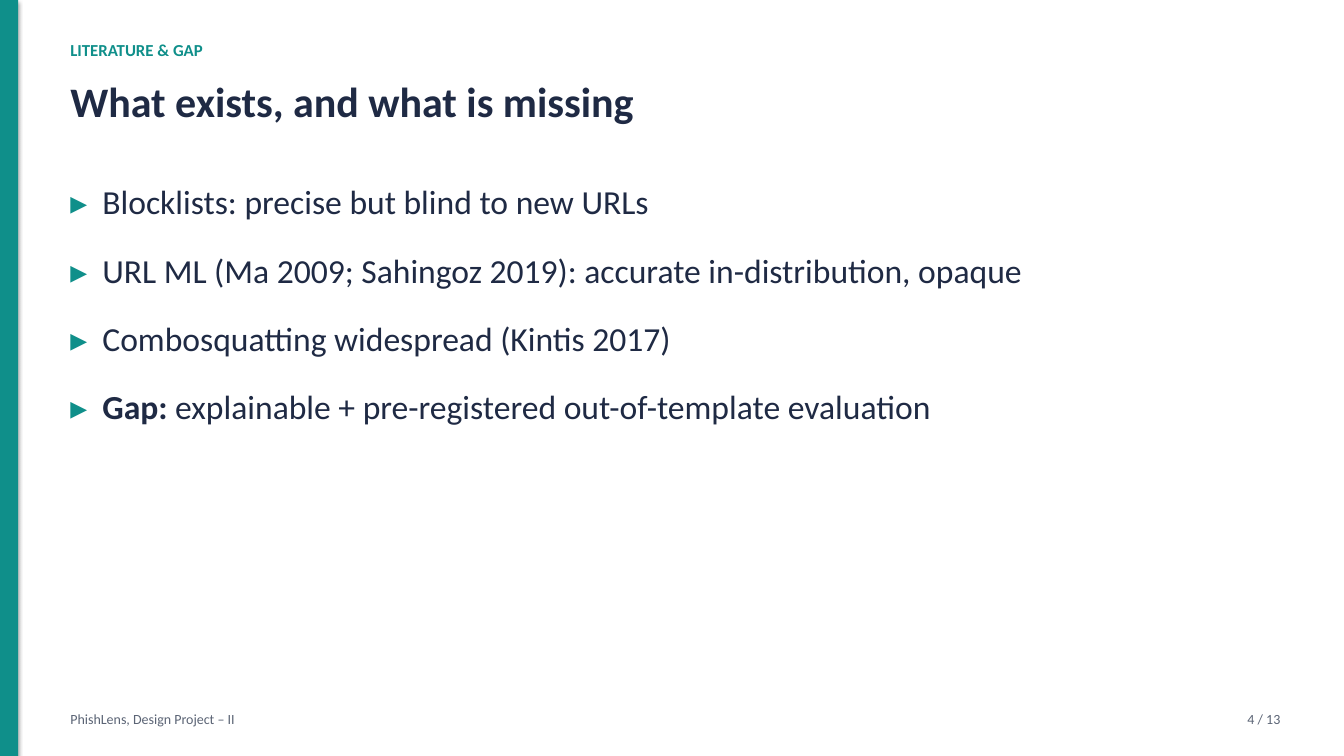
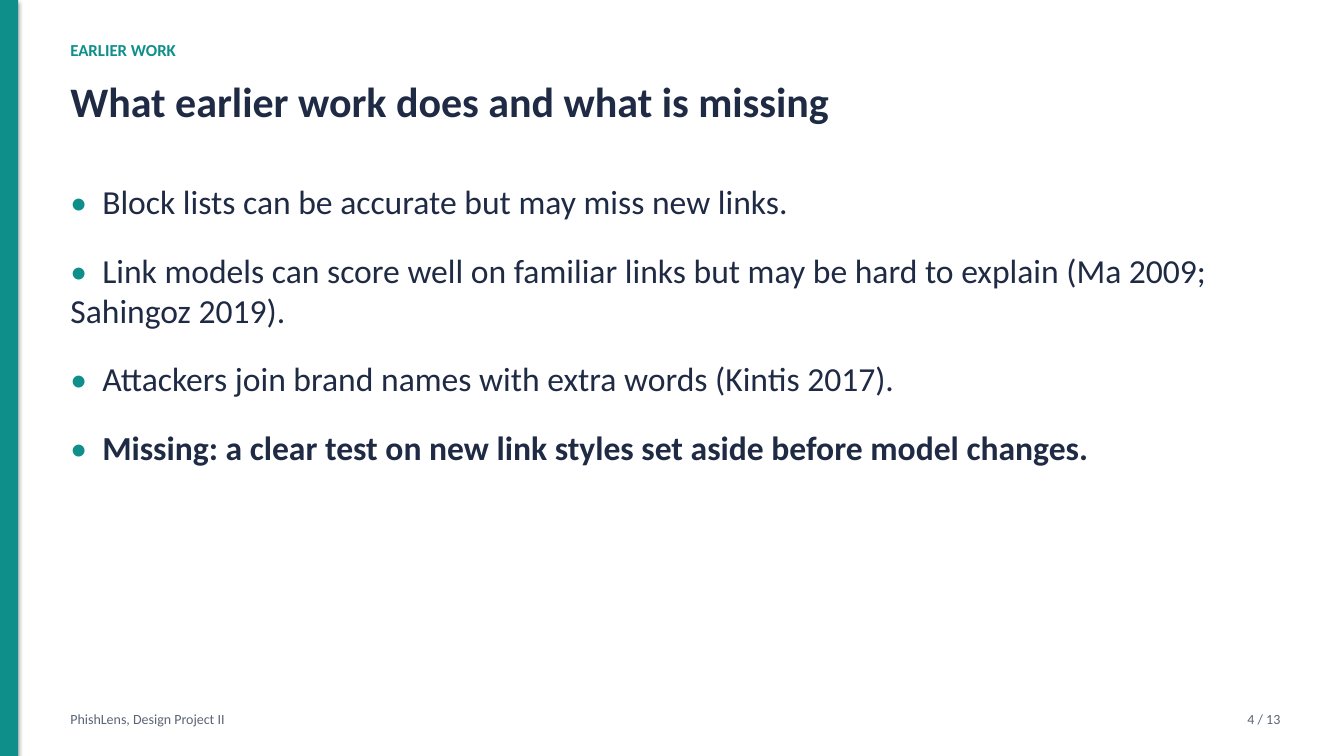
Before and after one commit to harshacreate/PhishLens, a slide deck: slide 4 of report/PhishLens_Presentation.pptx. Drawn at 1344x756 pixels with LibreOffice and Linux fonts; fonts in the diff are those of the drawing. Boxes give left, top, right and bottom in pixels: in the first picture for what was removed or moved away, otherwise in the second. Text is boxed around its words. In the diff, an @@ line names an element or a change of style, - is before the commit and + after.

```diff
--- a/report/PhishLens_Presentation.pptx
+++ b/report/PhishLens_Presentation.pptx
@@ text at [70,45,176,56]: text changed @@
-LITERATURE & GAP
+EARLIER WORK
@@ text at [70,87,829,124]: text changed @@
-What exists, and what is missing
+What earlier work does and what is missing
@@ text at [70,190,1206,466]: text changed @@
-▸ Blocklists: precise but blind to new URLs
-▸ URL ML (Ma 2009; Sahingoz 2019): accurate in-distribution, opaque
-▸ Combosquatting widespread (Kintis 2017)
-▸ Gap: explainable + pre-registered out-of-template evaluation
+• Block lists can be accurate but may miss new links.
+• Link models can score well on familiar links but may be hard to explain (Ma 2009; Sahingoz 2019).
+• Attackers join brand names with extra words (Kintis 2017).
+• Missing: a clear test on new link styles set aside before model changes.
@@ text at [70,714,225,727]: text changed @@
-PhishLens, Design Project – II
+PhishLens, Design Project II
```
Also in this commit, not shown: 12 other slides changed, 16 other files.
